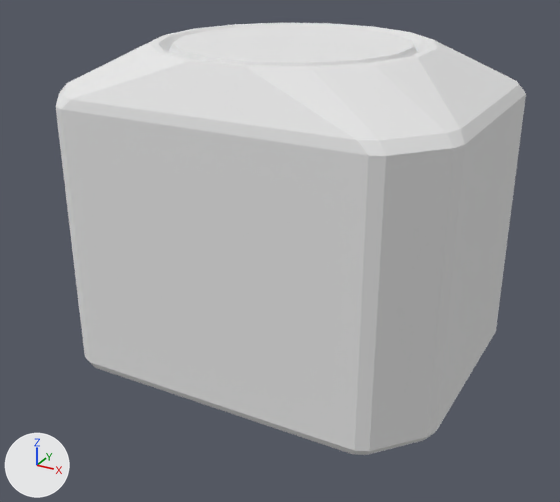
Two versions of the Blender file Assets/rover-lander-hangar.blend, one commit apart.
Rendered twice from a camera (50 mm lens) standing at (3.26, -6.17, 3.26) and looking at (-0.02, -0.22, 0.28). Arrows for +X, +Y and +Z are at lower left; the lights stay in place.

Before the edit, the objects in view are built like this:
```python
me_cube_001 = bpy.data.meshes.new('Cube.001')
me_cube_001.from_pydata(...)  # 176 vertices, 168 faces; spans x -1.85..1.85, y -1.5..1.5, z -0.81..2.2
me_cube_001.materials.append(mat_rover_lander_hangar)  # its picture is missing
me_cube_011 = bpy.data.meshes.new('Cube.011')
me_cube_011.from_pydata(...)  # 10 vertices, 9 faces; spans x 0.0..0.07, y -0.94..0.94, z 0.0..2.51
me_cube_011.materials.append(mat_rover_lander_door)  # its picture is missing
me_cube_025 = bpy.data.meshes.new('Cube.025')
me_cube_025.from_pydata(...)  # 10 vertices, 9 faces; spans x -1.36..1.36, y -0.08..0.0, z -0.12..2.38
me_cube_025.materials.append(mat_rover_lander_door)  # its picture is missing
ob_back_door = bpy.data.objects.new('back-door', me_cube_025)
ob_back_door.location = (0.0, -1.422, -0.539)
ob_right_leg = bpy.data.objects.new('right-leg', me_cube_011)
ob_right_leg.parent = ob_rover_lander_hangar
ob_right_leg.location = (1.776, 0.0, -0.662)
ob_rover_lander_hangar = bpy.data.objects.new('rover-lander-hangar', me_cube_001)
ob_rover_lander_hangar.location = (0.0, 0.0, 0.0)
```
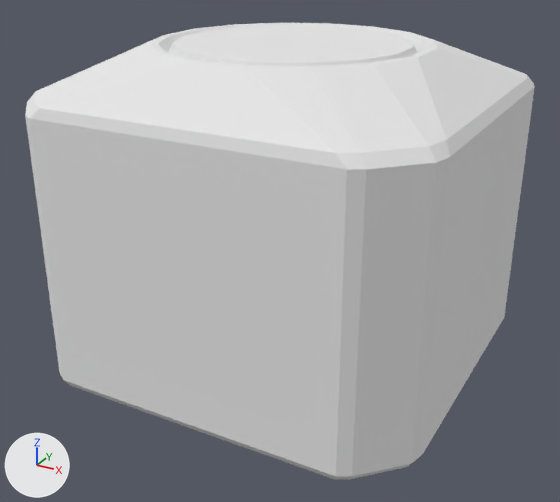
Where the newer file only moved an object's origin or applied its transform, the numbers keep the older frame.

The change, as a diff of the scene's bpy script:
```diff
--- a/Assets/rover-lander-hangar.blend.py
+++ b/Assets/rover-lander-hangar.blend.py
@@ me_cube_001 @@
 # used by ob_rover_lander_hangar; location = (0.0, 0.0, 0.0)
-me_cube_001.from_pydata(...)  # 176 vertices, 168 faces; spans x -1.85..1.85, y -1.5..1.5, z -0.81..2.2
+me_cube_001.from_pydata(...)  # 176 vertices, 168 faces; spans x -1.85..1.85, y -1.85..1.85, z -0.81..2.2
+# me_cube_001 part 1: 112 of 176 vertices moved; they spanned x -1.85..1.85, y -1.5..1.5, z -0.81..1.85 and now span x -1.85..1.85, y -1.85..1.85, z -0.81..1.85; mean shift (0.0, 0.0, 0.0); largest move (-1.81, -1.05, -0.66) -> (-1.81, -1.44, -0.66)
 me_cube_001.materials.append(mat_rover_lander_hangar)
@@ me_cube_011 @@
 me_cube_011.from_pydata(...)  # 10 vertices, 9 faces; spans x 0.0..0.07, y -0.94..0.94, z 0.0..2.51
 # used by ob_right_leg; parent = ob_rover_lander_hangar; location = (1.776, 0.0, -0.662)
+# me_cube_011 part 2: the whole mesh is scaled about its middle by (1, 1.37, 1)
 me_cube_011.materials.append(mat_rover_lander_door)
@@ ob_back_door @@
 ob_back_door = bpy.data.objects.new('back-door', me_cube_025)
-ob_back_door.location = (0.0, -1.422, -0.539)
+ob_back_door.location = (0.0, -1.754, -0.539)
```

Boxes [x1, y1, x2, y2] around the edits, measured in the pictures (560 x 502 px; the box of a moved part takes in the faces that stretch with it):
'back-door', moved: before [61, 100, 369, 451]; after [29, 108, 347, 476]
'rover-lander-hangar', reshaped (9% wider): before [56, 23, 525, 455]; after [25, 23, 535, 480]
'right-leg', mesh rescaled (26% wider, 9% taller): before [437, 85, 526, 429]; after [423, 78, 535, 453]
part 1 of me_cube_001, moved or reshaped: before [56, 38, 525, 455]; after [25, 35, 535, 480]
